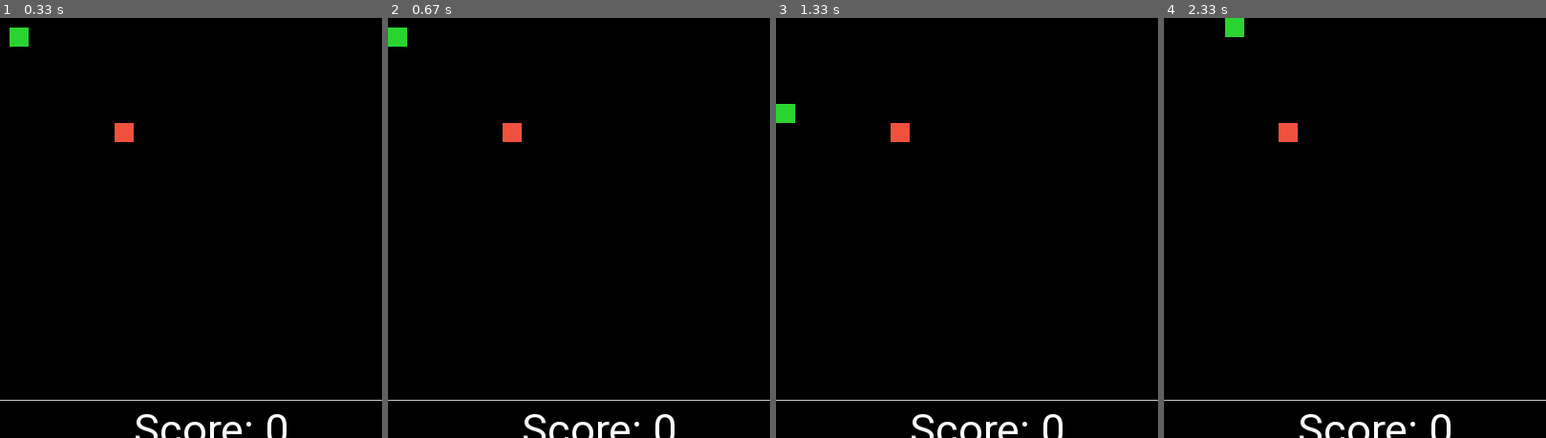
Above: before the commit, frames 1-4 (left to right).
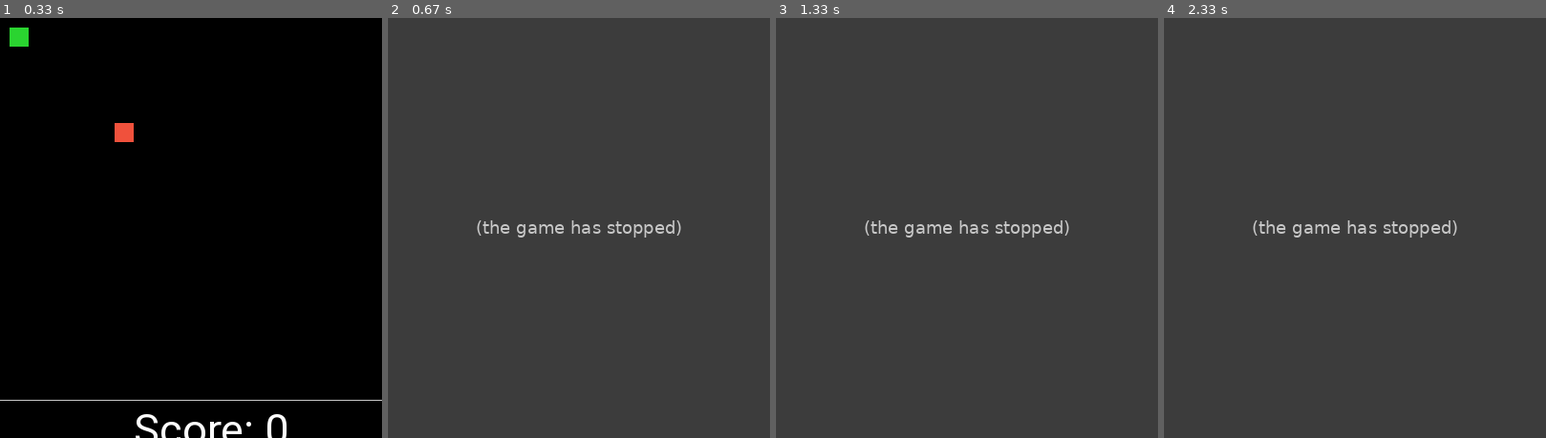
Above: after the commit, the same moments.

Repository: theshubhagrwl/snake-pygame
Game: pygame game, started from game.py
The game is run twice, just before and just after one commit, with the same random seed, the same clock (stepped at 60 frames per second) and the same inputs.
Inputs:
- Up to frame 1 (0.33 s): no input
- Up to frame 2 (0.67 s): hold Left from 0.33 s (still down)
- Up to frame 3 (1.33 s): release Left at 0.87 s; hold Down 0.9-1.2 s; hold Left from 1.23 s (still down)
- Up to frame 4 (2.33 s): release Left at 1.63 s; hold Up 1.67-2.03 s; hold Right from 2.07 s (still down)

Frame 1 is identical in both runs. In frame 2, 100% of the frame differs, in the area x 0-100%, y 0-100%; in frame 3, 100%; in frame 4, 100%.
After the commit the program exited at 0.37 s; later frames show no game.

Commit message:
added game over functionality

Diff:
--- a/game.py
+++ b/game.py
@@ -1,6 +1,8 @@
 import pygame
 import sys
 import random
+from tkinter import *
+from tkinter import messagebox
 
 BLACK = (0, 0, 0)
 WHITE = (200, 200, 200)
@@ -61,16 +63,16 @@
         # Check for boundary condition
         if x < 0:
             x = 0
-            print("Game over")
+            gameOver(score)
         elif y < 0:
             y = 0
-            print("Game over")
+            gameOver(score)
         elif x >= WINDOW_WIDTH-20:
             x = WINDOW_WIDTH-BLOCKSIZE
-            print("go")
+            gameOver(score)
         elif y >= WINDOW_HEIGHT-20:
             y = WINDOW_HEIGHT-BLOCKSIZE
-            print("GO")
+            gameOver(score)
 
         # Collision
         if x >= food_x and x < food_x + BLOCKSIZE or x+BLOCKSIZE >= food_x and x + BLOCKSIZE < food_x + BLOCKSIZE:
@@ -90,7 +92,7 @@
 
         for snake_element in snake_list[:-1]:
             if snake_element == snake_head:
-                print("game ober")
+                gameOver(score)
 
         showScore(score, score_x, score_y)
         snake(snake_list)
@@ -98,6 +100,16 @@
         pygame.display.update()
         SCREEN.fill(BLACK)
         CLOCK.tick(60)
+
+
+def gameOver(score):
+    root = Tk().wm_withdraw()
+    MsgBox = messagebox.askquestion(
+        'OOPS SNAKE BIT ITSELF!', "Your score was: " + str(score) + "\n" + 'Do you want to play again?', icon='question')
+    if MsgBox == 'yes':
+        main()
+    else:
+        sys.exit()
 
 
 def showScore(score, score_x, score_y):
